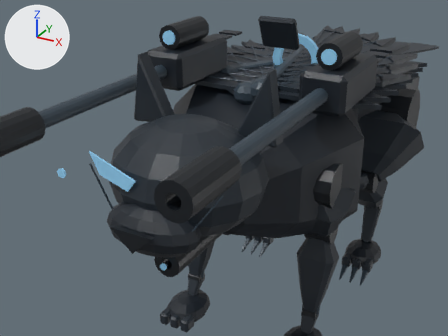
An edit to the Blender file out/morph_reference/m08/m08.blend, drawn before and after from the same camera.
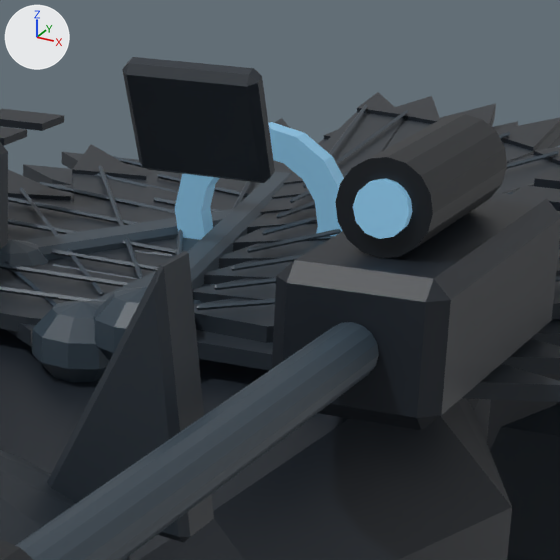
Each version is shown from a 50 mm camera at (2.037, -5.005, 3.686) aimed at (-0.178, -0.977, 1.672), then close up on the part from 50% to 84% of the width and 0% to 45% of the height. Lighting does not change. The marker at upper left points along +X, +Y and +Z. The first two pictures are the older version. Both versions are drawn at frame 16 of the action 'm08:flight_heavy:charge_hinge'; the numbers are the values there.

Script lines for the objects in view, before the commit:
```python
me_exposed_avian_humerus_hinge_001 = bpy.data.meshes.new('Exposed avian humerus hinge.001')
me_exposed_avian_humerus_hinge_001.from_pydata(...)  # 60 vertices, 50 faces; spans x -0.105..0.105, y -0.104..0.104, z -0.09..0.09
me_exposed_avian_humerus_hinge_001.materials.append(mat_steel)  # dark blue #34434f
me_fanned_primary_feather_011 = bpy.data.meshes.new('Fanned primary feather.011')
me_fanned_primary_feather_011.from_pydata(...)  # 12 vertices, 8 faces; spans x -1.101..-0.294, y 0.125..1.432, z -0.018..0.018
me_fanned_primary_feather_011.materials.append(mat_armor)  # dark blue #222b34
ob_charge_hinge = bpy.data.objects.new('charge_hinge', None)
ob_charge_hinge.parent = ob_heavy
ob_charge_hinge.location = (0.0, 0.22, 0.23)
ob_charge_hinge.rotation_euler = (-1.15, 0.0, 0.0)  # degrees (-66, 0, 0)
ob_exposed_avian_humerus_hinge_001 = bpy.data.objects.new('Exposed avian humerus hinge.001', me_exposed_avian_humerus_hinge_001)
ob_exposed_avian_humerus_hinge_001.parent = ob_flap_r
ob_exposed_avian_humerus_hinge_001.location = (0.0, 0.0, 0.04)
ob_fanned_primary_feather_011 = bpy.data.objects.new('Fanned primary feather.011', me_fanned_primary_feather_011)
ob_fanned_primary_feather_011.parent = ob_outer_r
ob_fanned_primary_feather_011.location = (0.0, 0.0, 0.053)
# also in view: 'Exposed avian manus hinge' at (-0.073, -0.791, 2.263); 'Overlapping secondary feather.007' at (0.466, -0.68, 2.283); 'Fanned primary feather.010' at (0.508, -0.052, 2.322); 'Overlapping secondary feather.015' at (-0.463, -0.68, 2.283); 'Overlapping secondary feather.006' at (0.473, -0.496, 2.279)
```
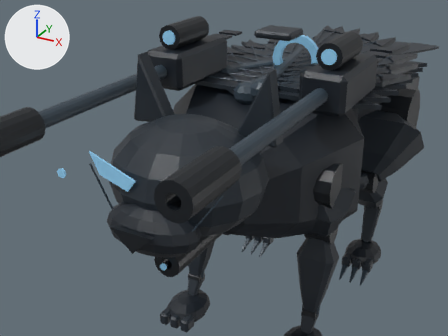
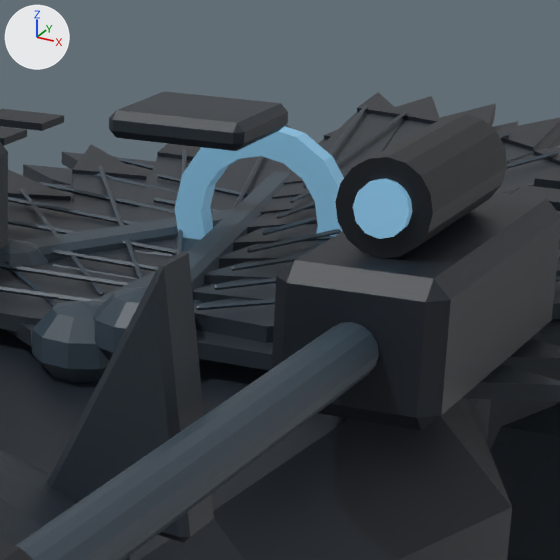
ob_charge_hinge is not drawn itself; it is the parent of ob_articulated_charge_shutter.

Location of each change, (x1, y1, x2, y2) in pixels of the close-ups (560 x 560 px):
'Articulated charge shutter', turned: before (122, 57, 275, 183); after (109, 91, 288, 151)

The change, as a list of edits to the scene's bpy script:
```text
Change ob_charge_hinge:
    ob_charge_hinge.rotation_euler: (-1.15, 0.0, 0.0) -> (0.0, 0.0, 0.0)  # degrees (-66, 0, 0) -> degrees (0, 0, 0)
```
